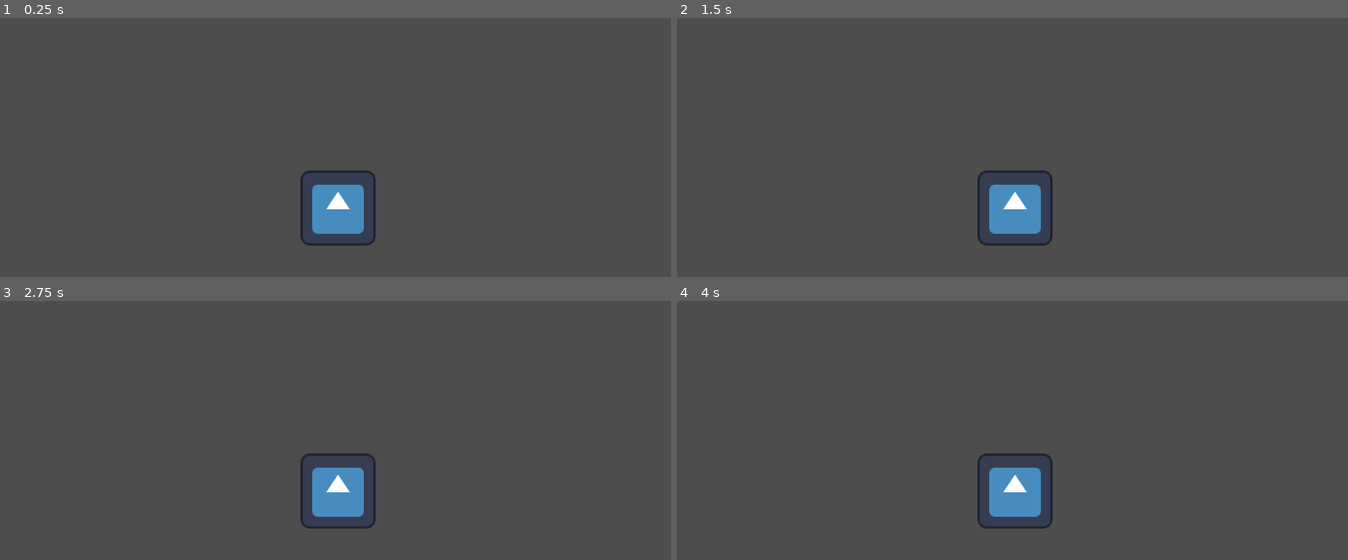
Above: before the commit, frames 1-4 (two rows, left to right).
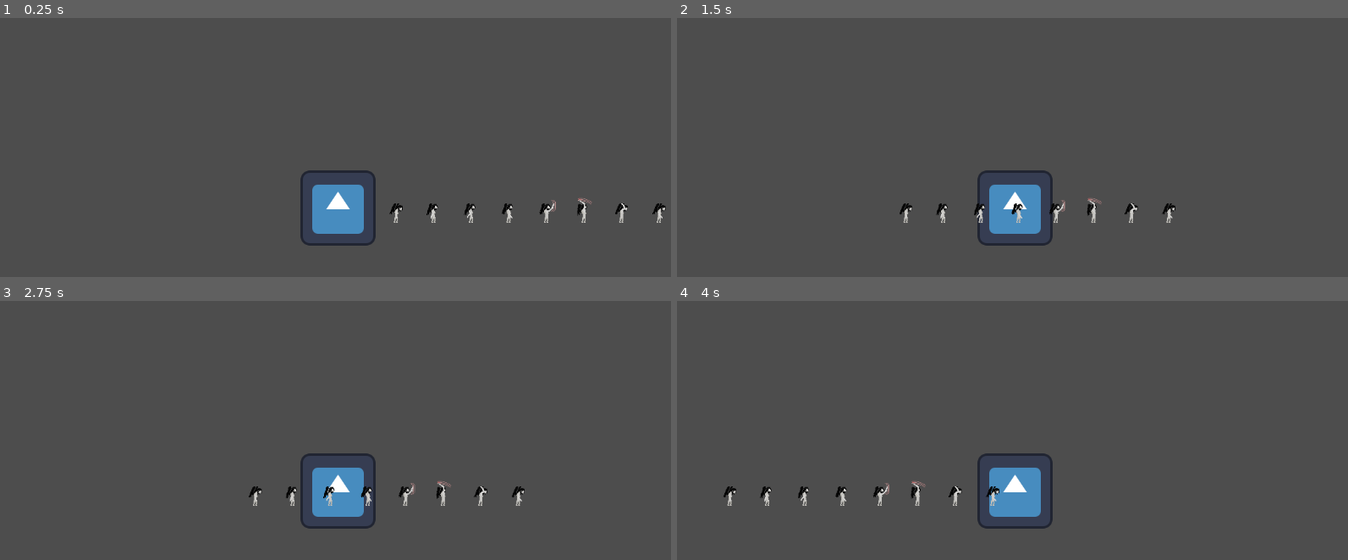
Above: after the commit, the same moments.

Repository: dylanschubart/godot-4-vampire-game
Game: Godot game, scene res://world.tscn
The game is run twice, just before and just after one commit, with the same random seed, the same clock (stepped at 60 frames per second) and the same inputs. The project has no main scene, so this scene is started directly. The engine's default icon, where the game draws it, is replaced by a stand-in: a white triangle on a blue panel in a dark square.
Inputs:
- Up to frame 1 (0.25 s): no input
- Up to frame 2 (1.5 s): tap Enter (ui_accept) at 0.5, 0.77 s; hold Right (ui_right) from 0.53 s (still down)
- Up to frame 3 (2.75 s): tap Enter (ui_accept) at 1.52 s; release Right (ui_right) at 2.03 s; hold Left (ui_left) from 2.03 s (still down)
- Up to frame 4 (4 s): release Left (ui_left) at 2.78 s; hold Right (ui_right) from 2.78 s (still down); tap Enter (ui_accept) at 3.02, 3.77 s

The runs differ from the first frame. In frame 1, 0.6% of the frame differs, in the area x 58-100%, y 69-80%; in frame 2, 0.6%; in frame 3, 0.6%, in the area x 37-79%, y 69-80%; in frame 4, 0.6%.

Commit message:
added Spritesheets

Diff:
--- a/world.tscn
+++ b/world.tscn
@@ -1,6 +1,7 @@
-[gd_scene load_steps=3 format=3 uid="uid://cp4p63t4wmqaq"]
+[gd_scene load_steps=4 format=3 uid="uid://bbglhr6632n3v"]
 
 [ext_resource type="PackedScene" uid="uid://ciuijy7p2vab4" path="res://Scenes/test.tscn" id="1_x6snh"]
+[ext_resource type="Texture2D" uid="uid://y7e8v0psr20y" path="res://Assets/MareNew-AttackUP.png" id="2_remh6"]
 
 [sub_resource type="RectangleShape2D" id="RectangleShape2D_80iwk"]
 size = Vector2(1255, 28)
@@ -15,3 +16,7 @@
 
 [node name="Node2D" parent="." instance=ExtResource("1_x6snh")]
 position = Vector2(2, -80)
+
+[node name="MareNew-attackUp" type="Sprite2D" parent="."]
+position = Vector2(325, -75)
+texture = ExtResource("2_remh6")
Binary file added: Assets/MareNew-AttackUP.png
Not shown, added: Assets/MareNew-AttackUP.png.import
Binary file added: Assets/MareNew-GrabCalice.png
Not shown, added: Assets/MareNew-GrabCalice.png.import
Binary file added: Assets/MareNew-GrabCaliceIdle.png
Not shown, added: Assets/MareNew-GrabCaliceIdle.png.import
Binary file added: Assets/MareNew-Idle.png
Not shown, added: Assets/MareNew-Idle.png.import
Binary file added: Assets/MareNew-JumpAir.png
Not shown, added: Assets/MareNew-JumpAir.png.import
Binary file added: Assets/MareNew-JumpForward.png
Not shown, added: Assets/MareNew-JumpForward.png.import
(and 8 more such lines)
